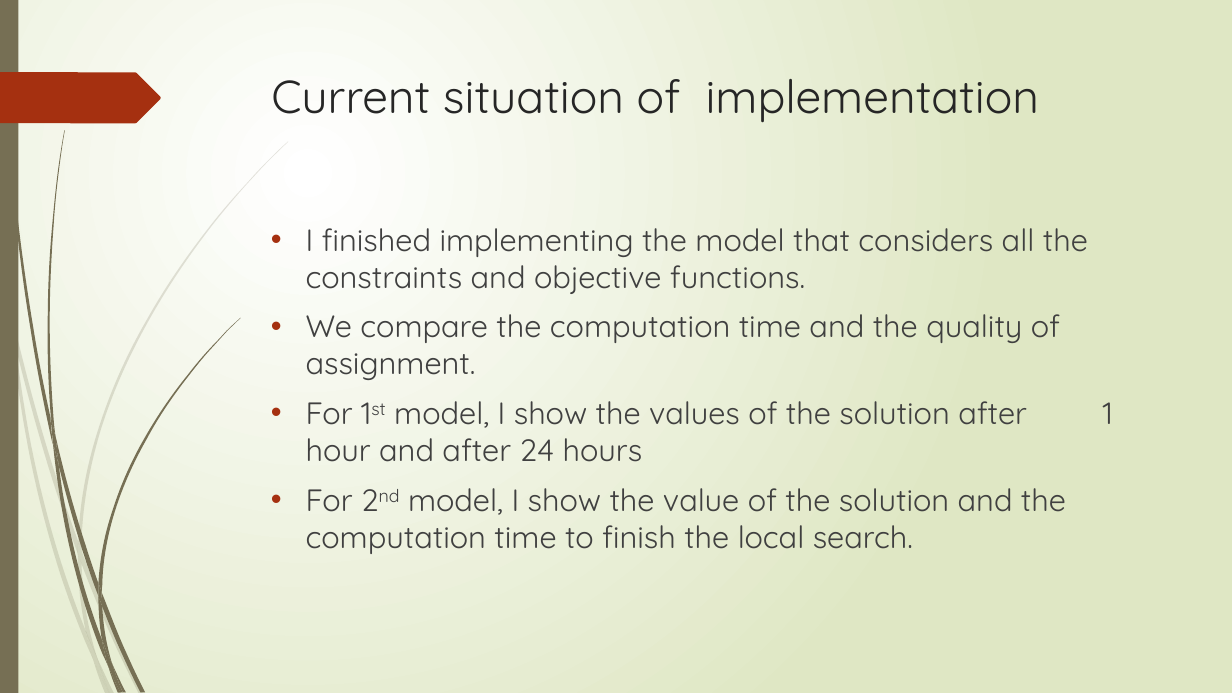
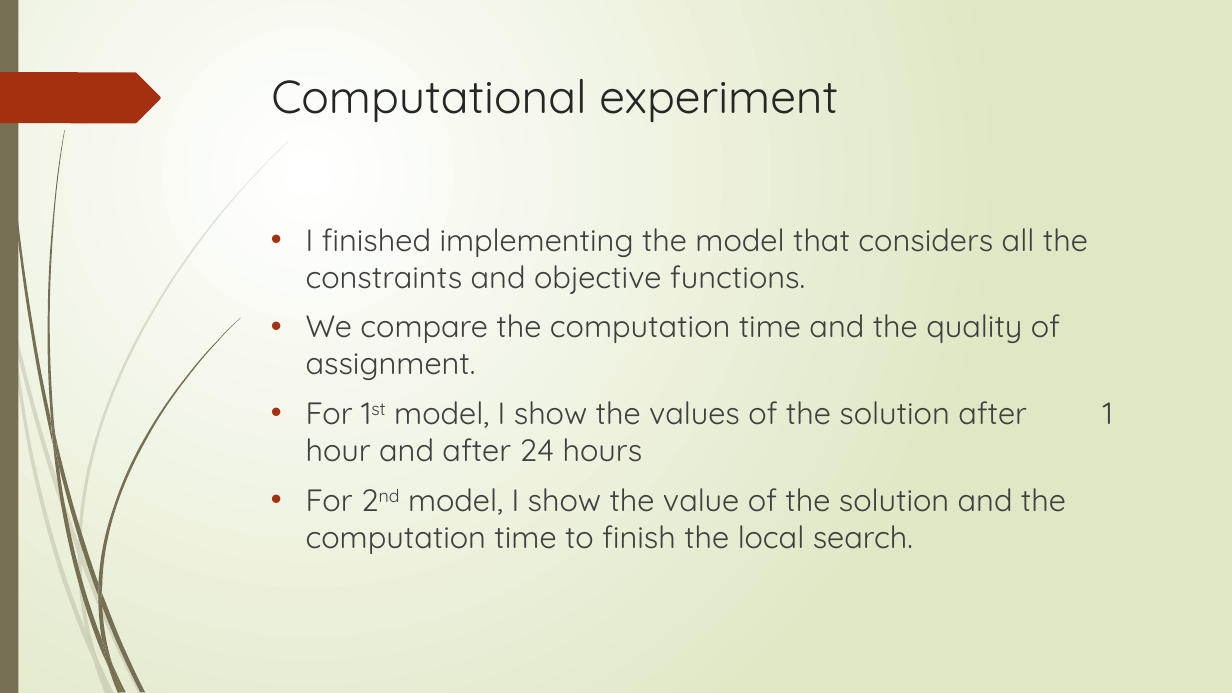
Before and after one commit to r-kurosu/kline_new, a slide deck: slide 35 of 竹田_修論発表.pptx. Drawn at 1232x693 pixels with LibreOffice and Linux fonts; fonts in the diff are those of the drawing. Boxes give left, top, right and bottom in pixels: in the first picture for what was removed or moved away, otherwise in the second. Text is boxed around its words. In the diff, an @@ line names an element or a change of style, - is before the commit and + after.

```diff
--- a/竹田_修論発表.pptx
+++ b/竹田_修論発表.pptx
@@ title at (x1=271, y1=79, x2=838, y2=122): text changed @@
-Current situation of implementation
+Computational experiment
```
Also in this commit, not shown: 1 other slide changed, 3 slides added.
